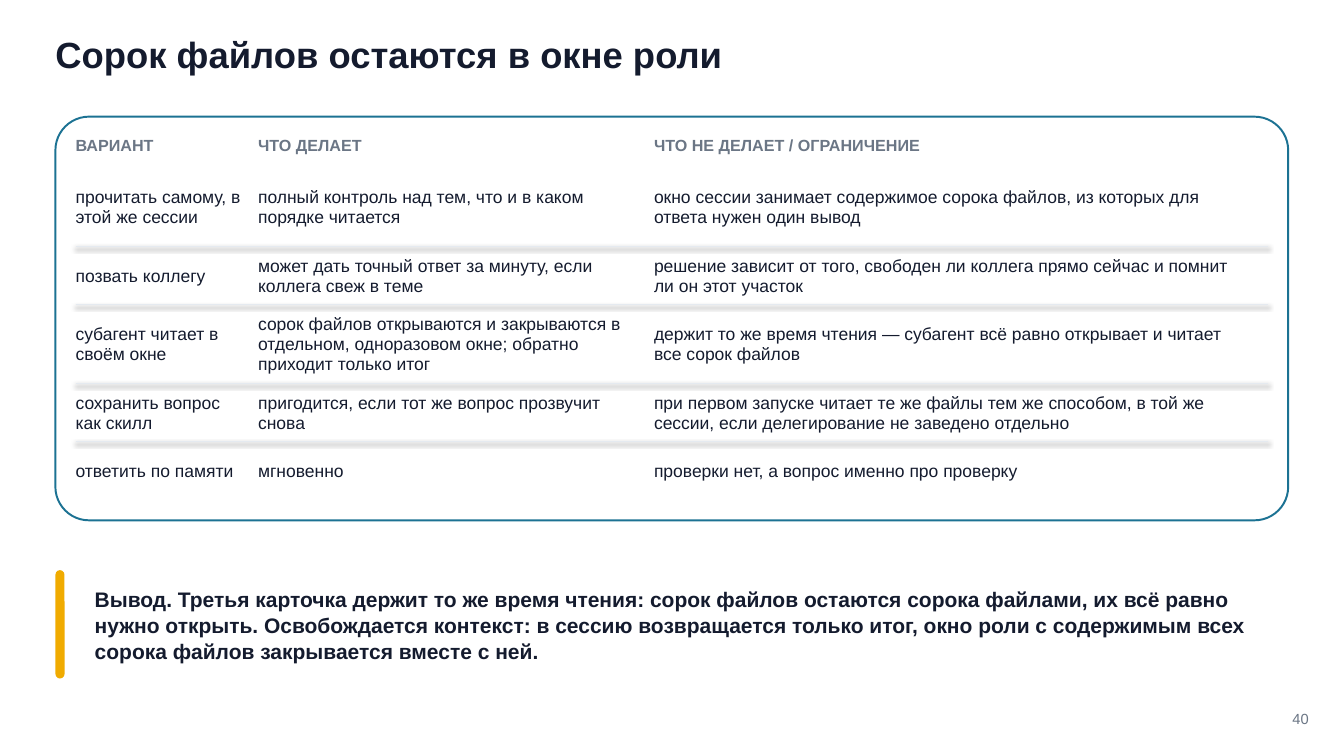
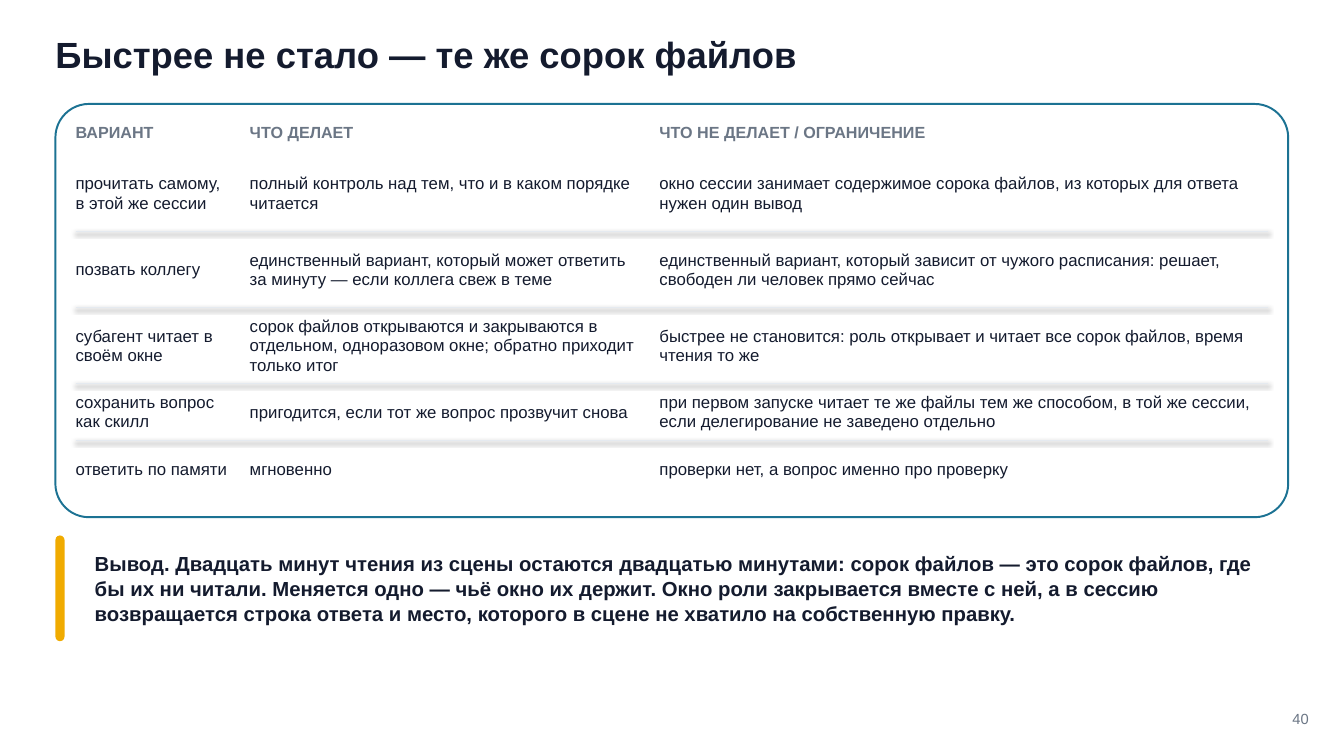
Before and after one commit to tellina-study/AI-usage-lessons, a slide deck: slide 40 of library/seminars/sem-06/rendered/sem-06.pptx. Drawn at 1344x756 pixels with LibreOffice and Linux fonts; fonts in the diff are those of the drawing. Boxes give left, top, right and bottom in pixels: in the first picture for what was removed or moved away, otherwise in the second. Text is boxed around its words. In the diff, an @@ line names an element or a change of style, - is before the commit and + after.

Commit message:
#225 Семинар 6: сведение пересмотра — шесть расхождений сквозной истории выправлены, 38 файлов переименованы, две главы разрезаны

```diff
--- a/library/seminars/sem-06/rendered/sem-06.pptx
+++ b/library/seminars/sem-06/rendered/sem-06.pptx
@@ text at [55, 41, 797, 76]: text changed @@
-Сорок файлов остаются в окне роли
+Быстрее не стало — те же сорок файлов
@@ rounded rectangle: place and size @@
-rounded rectangle at [55, 117, 1289, 520]
+rounded rectangle at [55, 104, 1289, 517]
@@ rounded rectangle at [55, 104, 1289, 517]: proportions changed @@
@@ text "ВАРИАНТ": place and size @@
-text "ВАРИАНТ" at [76, 140, 154, 151]
+text "ВАРИАНТ" at [76, 127, 154, 138]
@@ text "ЧТО ДЕЛАЕТ": place and size @@
-text "ЧТО ДЕЛАЕТ" at [258, 140, 362, 154]
+text "ЧТО ДЕЛАЕТ" at [250, 127, 354, 141]
@@ text "ЧТО НЕ ДЕЛАЕТ / ОГРАНИЧЕНИЕ": place and size @@
-text "ЧТО НЕ ДЕЛАЕТ / ОГРАНИЧЕНИЕ" at [654, 140, 920, 154]
+text "ЧТО НЕ ДЕЛАЕТ / ОГРАНИЧЕНИЕ" at [659, 127, 925, 141]
@@ text "прочитать самому, в этой же ...": place and size @@
-text "прочитать самому, в этой же ..." at [76, 193, 240, 223]
+text "прочитать самому, в этой же ..." at [76, 180, 221, 209]
@@ text "полный контроль над тем, что ...": place and size @@
-text "полный контроль над тем, что ..." at [258, 190, 583, 227]
+text "полный контроль над тем, что ..." at [250, 176, 630, 209]
@@ text "окно сессии занимает содержимое сорока ...": place and size @@
-text "окно сессии занимает содержимое сорока ..." at [654, 190, 1199, 227]
+text "окно сессии занимает содержимое сорока ..." at [659, 176, 1238, 213]
@@ size 12.5 to 12 pt; line spacing 14.4pt to 13.8pt in 12 elements at [659, 395, 1250, 431], [659, 466, 1008, 479], [250, 409, 628, 422], [250, 319, 634, 371], [250, 466, 332, 475], [76, 399, 214, 427], [76, 329, 213, 361], [76, 466, 227, 475], [659, 176, 1238, 213], [250, 176, 630, 209], [76, 180, 221, 209], [76, 266, 200, 279] @@
@@ line moved from (76, 246) - (1268, 246) to (76, 232) - (1268, 232) @@
@@ text at [250, 253, 626, 289]: text changed; size 12.5 to 12 pt @@
-может дать точный ответ за минуту, если коллега свеж в теме
+единственный вариант, который может ответить за минуту — если коллега свеж в теме
@@ text at [659, 253, 1220, 289]: text changed; size 12.5 to 12 pt @@
-решение зависит от того, свободен ли коллега прямо сейчас и помнит ли он этот участок
+единственный вариант, который зависит от чужого расписания: решает, свободен ли человек прямо сейчас
@@ line moved from (76, 304) - (1268, 304) to (76, 308) - (1268, 308) @@
@@ text "сорок файлов открываются и закрываются ...": place and size @@
-text "сорок файлов открываются и закрываются ..." at [258, 317, 620, 374]
+text "сорок файлов открываются и закрываются ..." at [250, 319, 634, 371]
@@ text at [659, 329, 1243, 361]: text changed; size 12.5 to 12 pt @@
-держит то же время чтения — субагент всё равно открывает и читает все сорок файлов
+быстрее не становится: роль открывает и читает все сорок файлов, время чтения то же
@@ text "пригодится, если тот же вопрос ...": place and size @@
-text "пригодится, если тот же вопрос ..." at [258, 399, 600, 429]
+text "пригодится, если тот же вопрос ..." at [250, 409, 628, 422]
@@ text "мгновенно": place and size @@
-text "мгновенно" at [258, 467, 344, 477]
+text "мгновенно" at [250, 466, 332, 475]
@@ rounded rectangle: place and size @@
-rounded rectangle at [55, 571, 65, 679]
+rounded rectangle at [55, 535, 65, 641]
@@ text at [95, 556, 1251, 626]: text changed; size 15 to 14.5 pt @@
-Вывод. Третья карточка держит то же время чтения: сорок файлов остаются сорока файлами, их всё равно нужно открыть. Освобождается контекст: в сессию возвращается только итог, окно роли с содержимым всех сорока файлов закрывается вместе с ней.
+Вывод. Двадцать минут чтения из сцены остаются двадцатью минутами: сорок файлов — это сорок файлов, где бы их ни читали. Меняется одно — чьё окно их держит. Окно роли закрывается вместе с ней, а в сессию возвращается строка ответа и место, которого в сцене не хватило на собственную правку.
```
Also in this commit, not shown: 33 other slides changed, 8 slides added, 8 slides removed, 59 other files.
